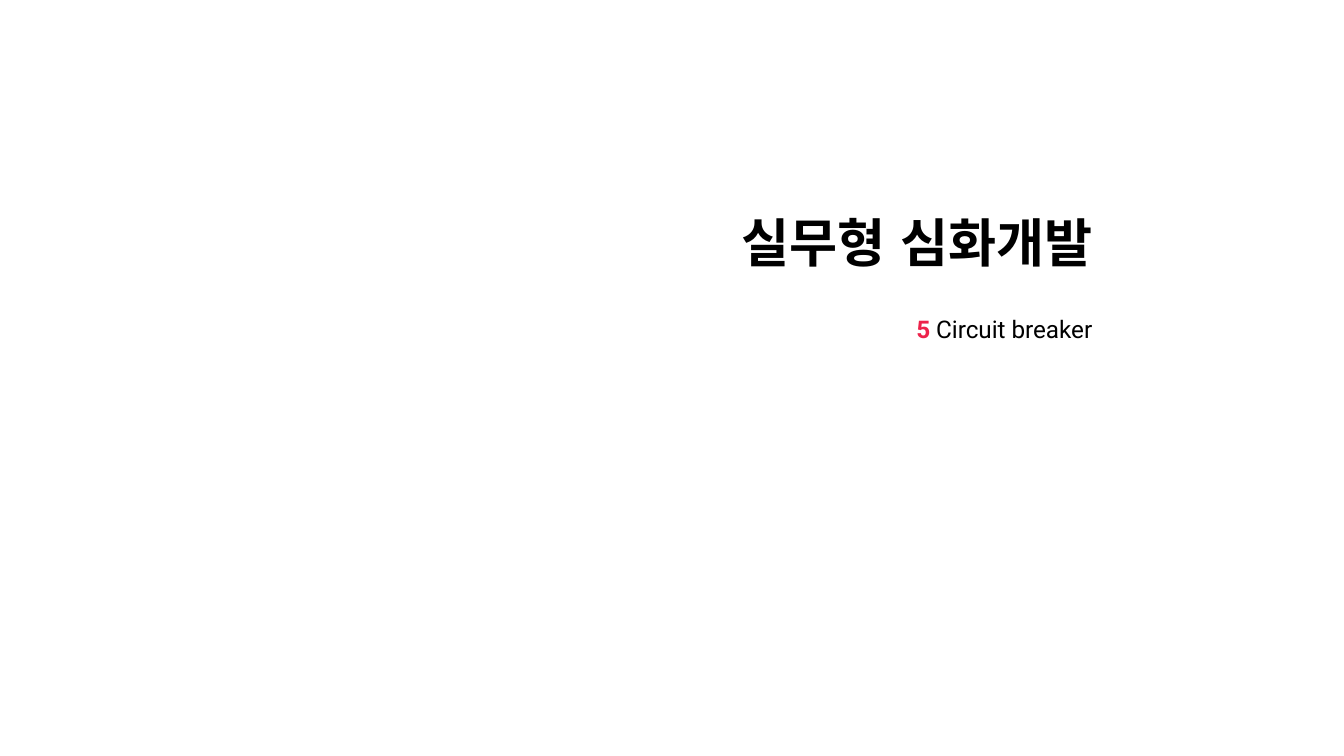
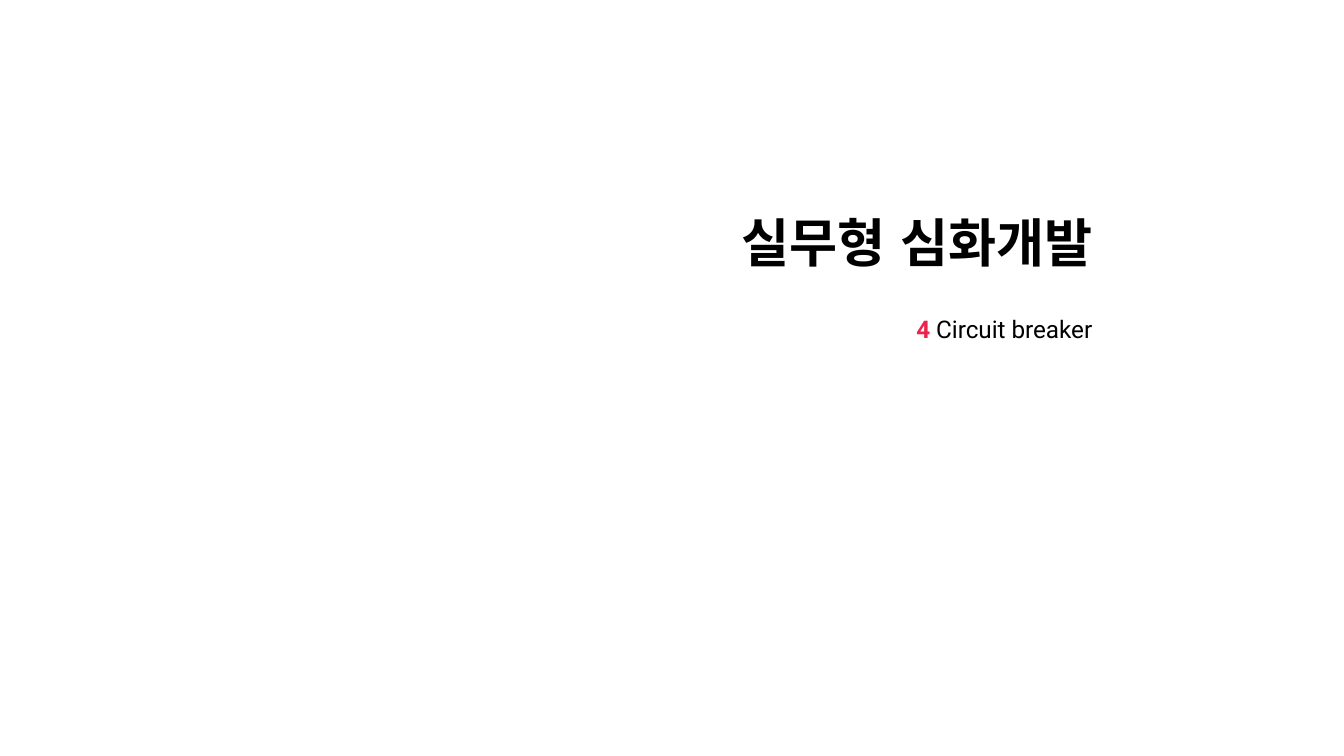
Before and after one commit to nayasis/fastcampus-hyper-webflux, a slide deck: slide 8 of 99.ppt/[Ch4-6. 실무형 심화개발.pptx (slide 10 before the commit). Drawn at 1344x756 pixels with LibreOffice and Linux fonts; fonts in the diff are those of the drawing; background and template pictures are left out. Boxes give left, top, right and bottom in pixels: in the first picture for what was removed or moved away, otherwise in the second. Text is boxed around its words. In the diff, an @@ line names an element or a change of style, - is before the commit and + after.

```diff
--- a/99.ppt/[Ch4-6. 실무형 심화개발.pptx
+++ b/99.ppt/[Ch4-6. 실무형 심화개발.pptx
@@ subtitle at (916,319,1093,339): text changed @@
-5 Circuit breaker
+4 Circuit breaker
```
Also in this commit, not shown: 4 other slides changed, 2 slides removed.
